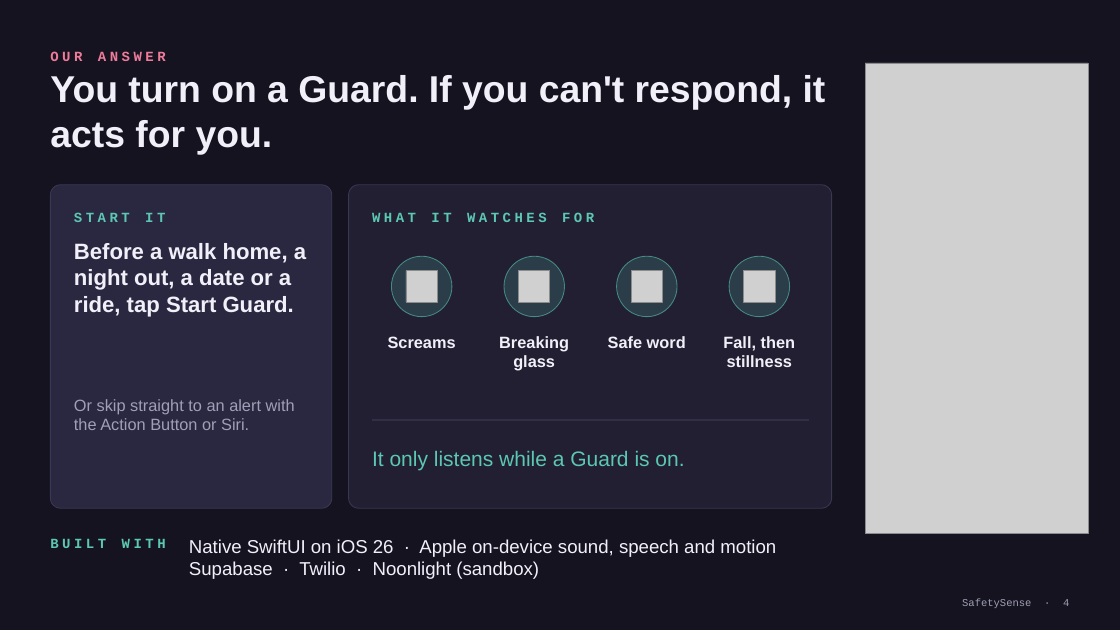
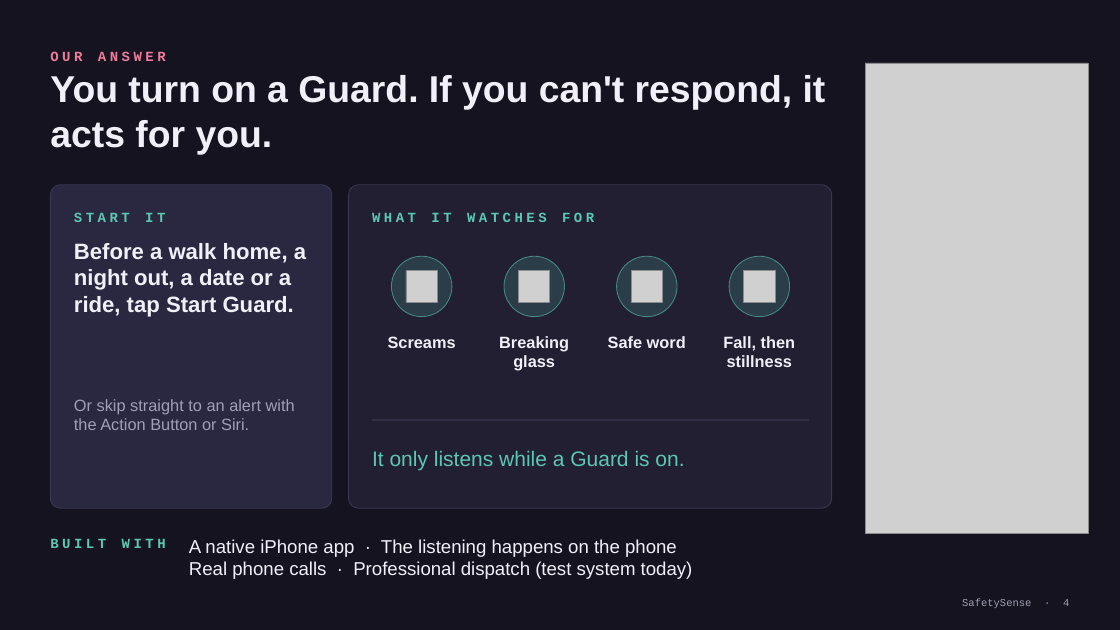
Before and after one commit to george11642/safetysense, a slide deck: slide 4 of presentation/v3/SafetySense-Finalist-Deck-final.pptx. Drawn at 1120x630 pixels with LibreOffice and Linux fonts; fonts in the diff are those of the drawing; grey boxes stand for pictures. Boxes give left, top, right and bottom in pixels: in the first picture for what was removed or moved away, otherwise in the second. Text is boxed around its words. In the diff, an @@ line names an element or a change of style, - is before the commit and + after.

```diff
--- a/presentation/v3/SafetySense-Finalist-Deck-final.pptx
+++ b/presentation/v3/SafetySense-Finalist-Deck-final.pptx
@@ text at <box>189,539,693,579</box>: text changed @@
-Native SwiftUI on iOS 26 · Apple on-device sound, speech and motion
-Supabase · Twilio · Noonlight (sandbox)
+A native iPhone app · The listening happens on the phone
+Real phone calls · Professional dispatch (test system today)
```
Also in this commit, not shown: 5 other slides changed, 4 slides removed, 2 other files.
